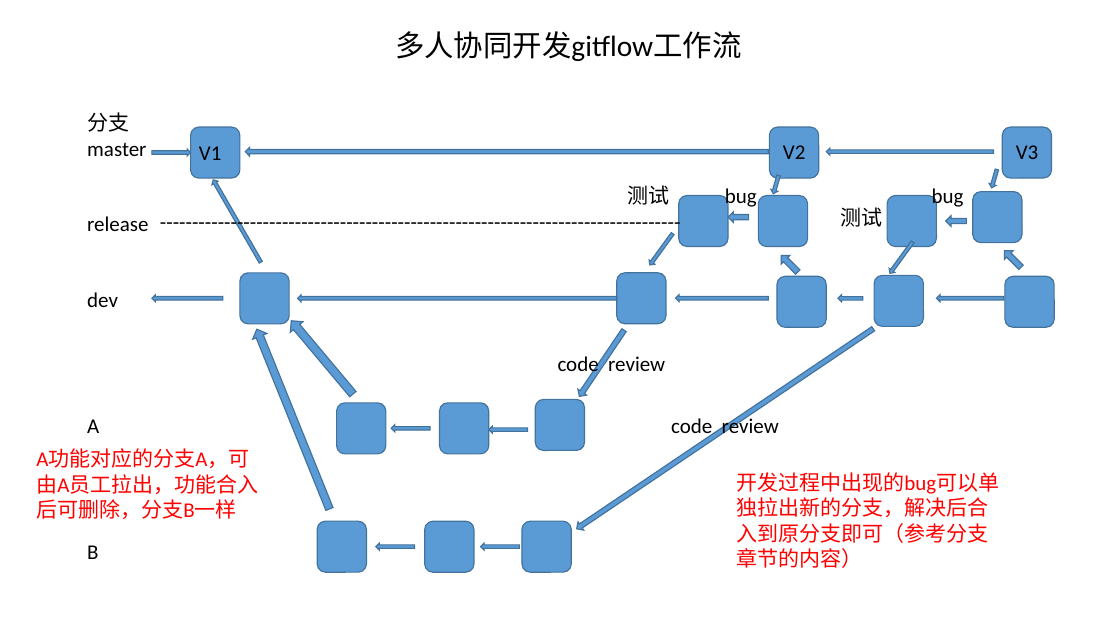
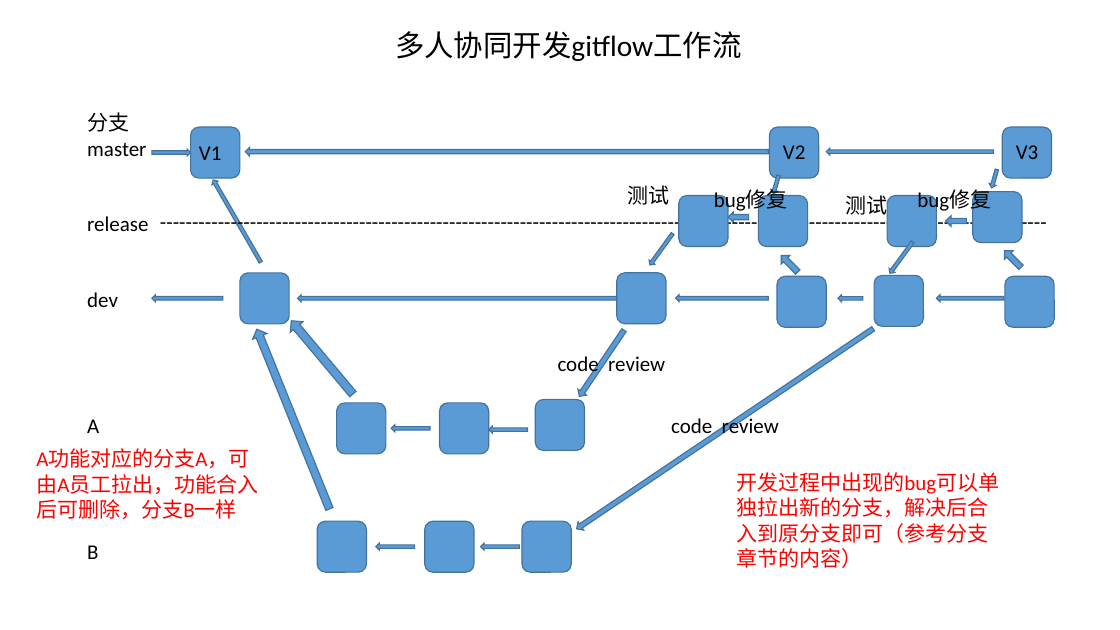
Before and after one commit to szu-lqt/codeStudy, a slide deck: slide 9 of gitStudy/gitStudy.pptx. Drawn at 1120x630 pixels with LibreOffice and Linux fonts; fonts in the diff are those of the drawing. Boxes give left, top, right and bottom in pixels: in the first picture for what was removed or moved away, otherwise in the second. Text is boxed around its words. In the diff, an @@ line names an element or a change of style, - is before the commit and + after.

```diff
--- a/gitStudy/gitStudy.pptx
+++ b/gitStudy/gitStudy.pptx
@@ text at (x1=152, y1=204, x2=1097, y2=238): text changed @@
----------------------------------------------------------------------------------
+------------------------------------------------------------------------------------------------------------------------------------------
@@ text at (x1=714, y1=189, x2=788, y2=213): text changed @@
-bug
+bug修复
@@ text "测试" rewrapped from (x1=841, y1=207, x2=883, y2=227) to (x1=845, y1=195, x2=887, y2=219) @@
@@ text at (x1=917, y1=189, x2=991, y2=213): text changed @@
-bug
+bug修复
```
Also in this commit, not shown: 5 slides added, 3 slides removed, 1 other file.
